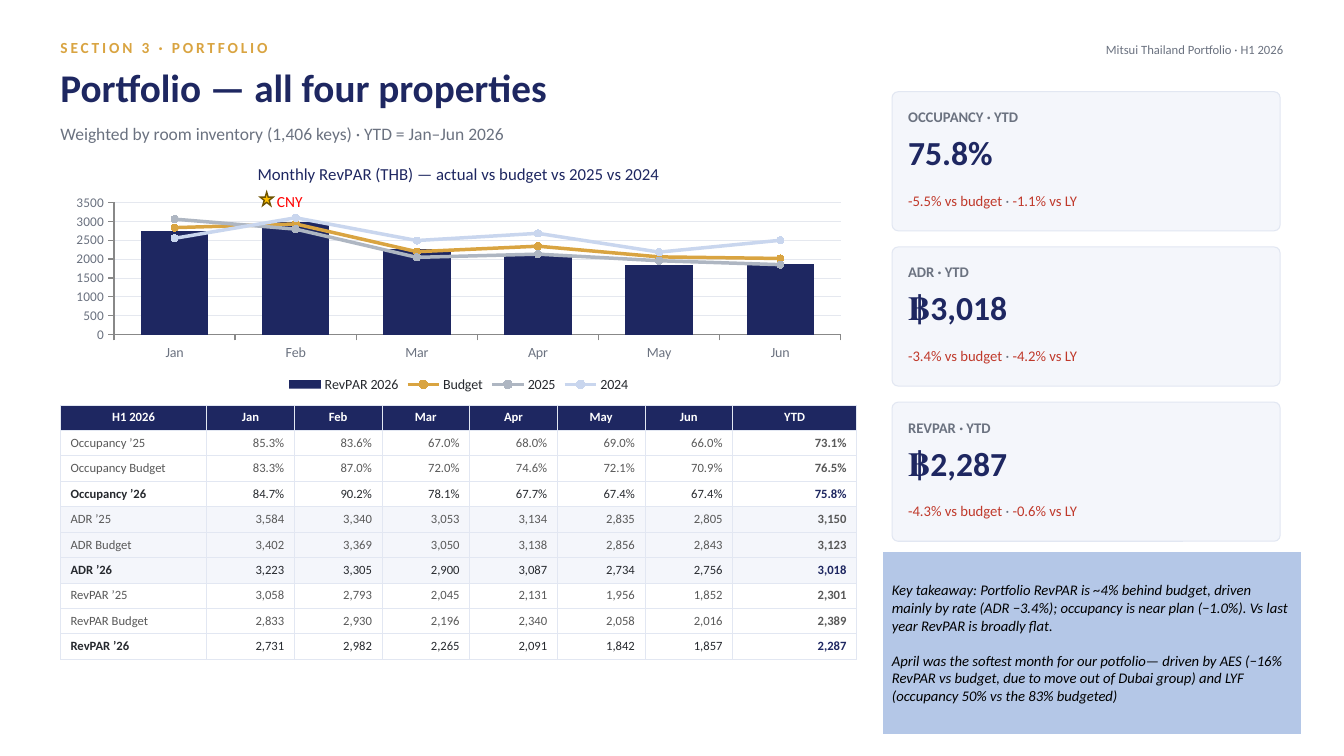
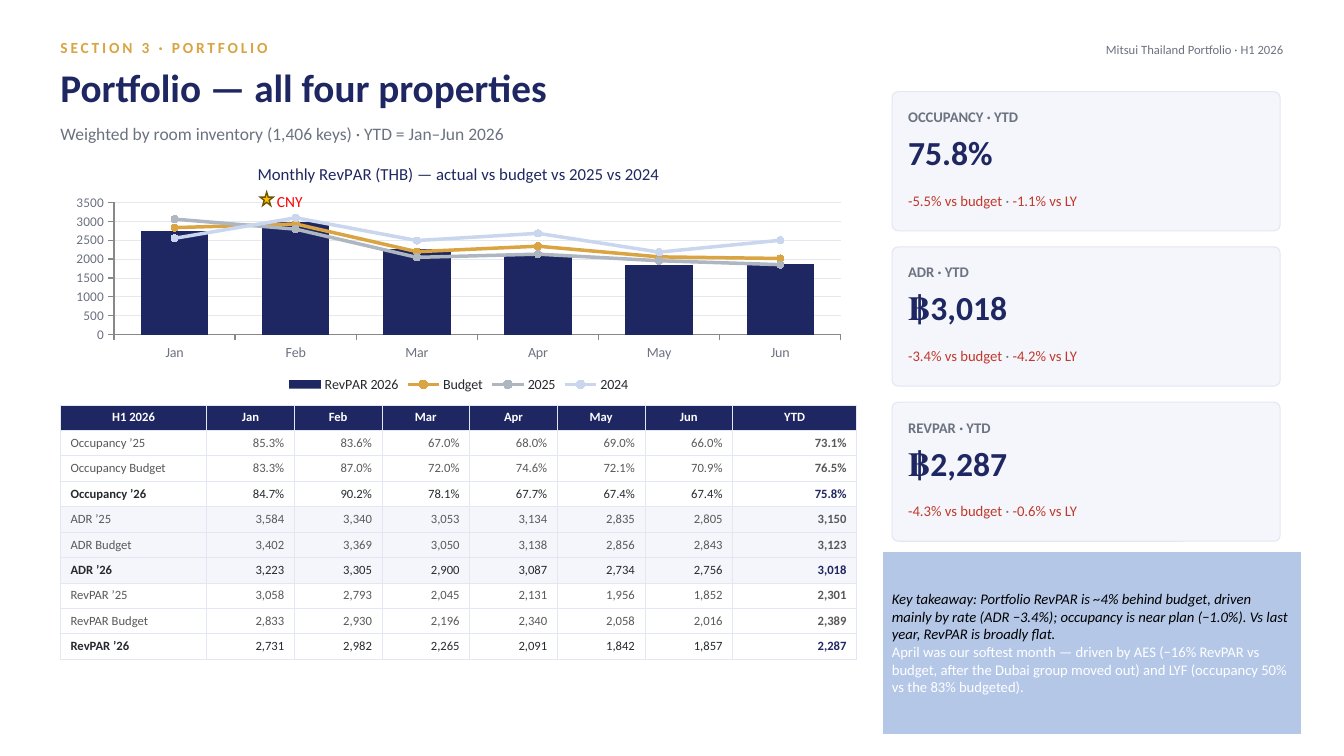
Before and after one commit to Chavin2543/mae-workspace, a slide deck: slide 13 of output/Portfolio_Performance_Report_H1-2026.pptx. Drawn at 1344x756 pixels with LibreOffice and Linux fonts; fonts in the diff are those of the drawing. Boxes give left, top, right and bottom in pixels: in the first picture for what was removed or moved away, otherwise in the second. Text is boxed around its words. In the diff, an @@ line names an element or a change of style, - is before the commit and + after.

```diff
--- a/output/Portfolio_Performance_Report_H1-2026.pptx
+++ b/output/Portfolio_Performance_Report_H1-2026.pptx
@@ text in rectangle at (892,593,1287,694): text changed @@
-Key takeaway: Portfolio RevPAR is ~4% behind budget, driven mainly by rate (ADR −3.4%); occupancy is near plan (−1.0%). Vs last year RevPAR is broadly flat.
-April was the softest month for our potfolio— driven by AES (−16% RevPAR vs budget, due to move out of Dubai group) and LYF (occupancy 50% vs the 83% budgeted)
+Key takeaway: Portfolio RevPAR is ~4% behind budget, driven mainly by rate (ADR −3.4%); occupancy is near plan (−1.0%). Vs last year, RevPAR is broadly flat.
+April was our softest month — driven by AES (−16% RevPAR vs budget, after the Dubai group moved out) and LYF (occupancy 50% vs the 83% budgeted).
```
Also in this commit, not shown: 15 other slides changed.
